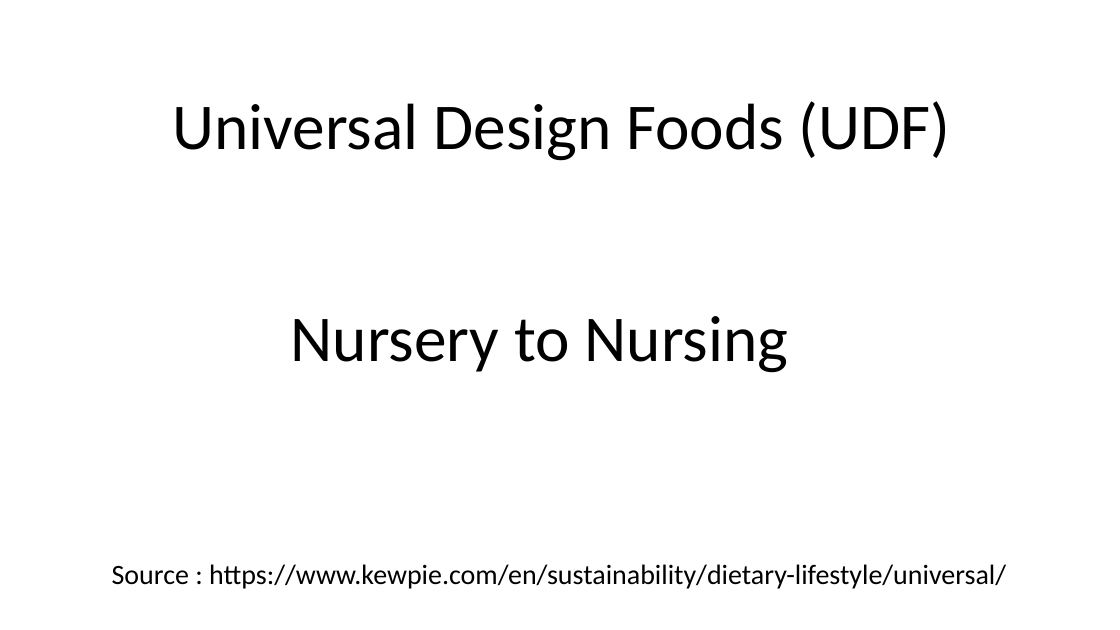
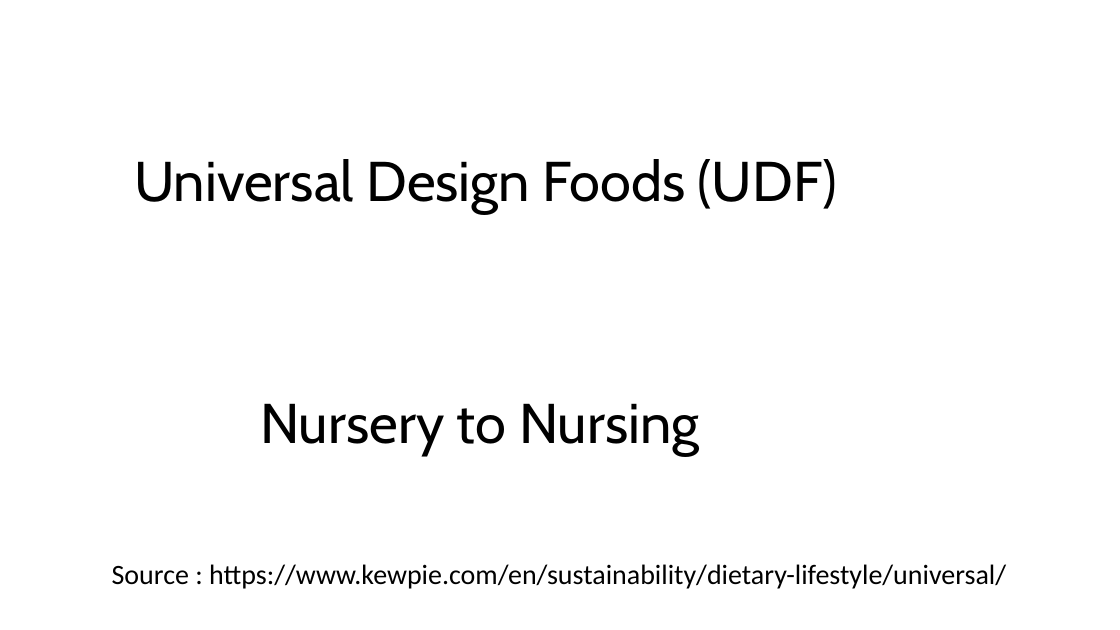
Before and after one commit to vaishnavitv/Assets-and-Publications, a slide deck: slide 22 of Speaking-Engagements/2024/Vancouver.dev/Presentation/ND-Product-Design.pptx (slide 21 before the commit). Drawn at 1120x630 pixels with LibreOffice and Linux fonts; fonts in the diff are those of the drawing. Boxes give left, top, right and bottom in pixels: in the first picture for what was removed or moved away, otherwise in the second. Text is boxed around its words. In the diff, an @@ line names an element or a change of style, - is before the commit and + after.

```diff
--- a/Speaking-Engagements/2024/Vancouver.dev/Presentation/ND-Product-Design.pptx
+++ b/Speaking-Engagements/2024/Vancouver.dev/Presentation/ND-Product-Design.pptx
@@ title "Universal Design Foods (UDF) Nursery ..." at (134, 159, 837, 456): size 42 to 36 pt, font Calibri to Cabin @@
```
Also in this commit, not shown: 15 other slides changed, 7 slides added, 4 slides removed, 1 other file.
